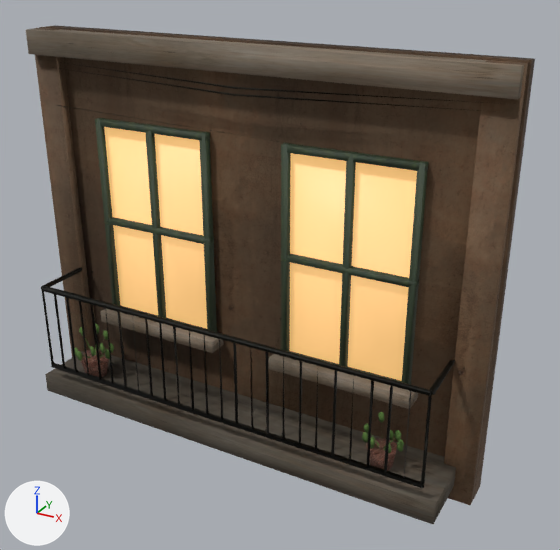
The glTF model examples/game-hanoi-city/assets/hq/buildings/mat_tien_tang_03_lod1.glb: old version first, new version second.
The view is the same before and after, from a 50 mm camera at (5.01, -4.95, 4.01) aimed at (2.32, -0.07, 1.57). Lighting does not change. The marker at lower left points along +X, +Y and +Z. The picture after the commit comes second.

Script lines for the objects in view, before the commit:
```python
ob_mat_tien_tang_03_001 = bpy.data.objects.new('mat_tien_tang_03.001', me_front_masonry_002)
ob_mat_tien_tang_03_001.location = (0.0, 0.0, 0.0)
```
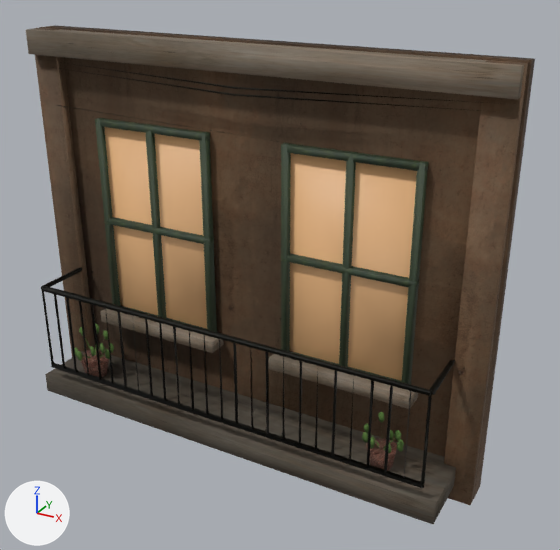
Where the change shows, as pixel boxes (x1, y1, x2, y2) in the pictures (560 x 550 px):
'mat_tien_tang_03.001', surface changed (beige to brown): (101, 124, 420, 385) in both

Edits to the bpy script that builds the scene:
```text
Change mat_scanned_joinery_metal_and_fittings:
    where n0 = _N.new('ShaderNodeBsdfPrincipled'); n0.name = 'Principled BSDF'
    remove n0.inputs[28].default_value = 0.65  # 'Emission Strength'
```
